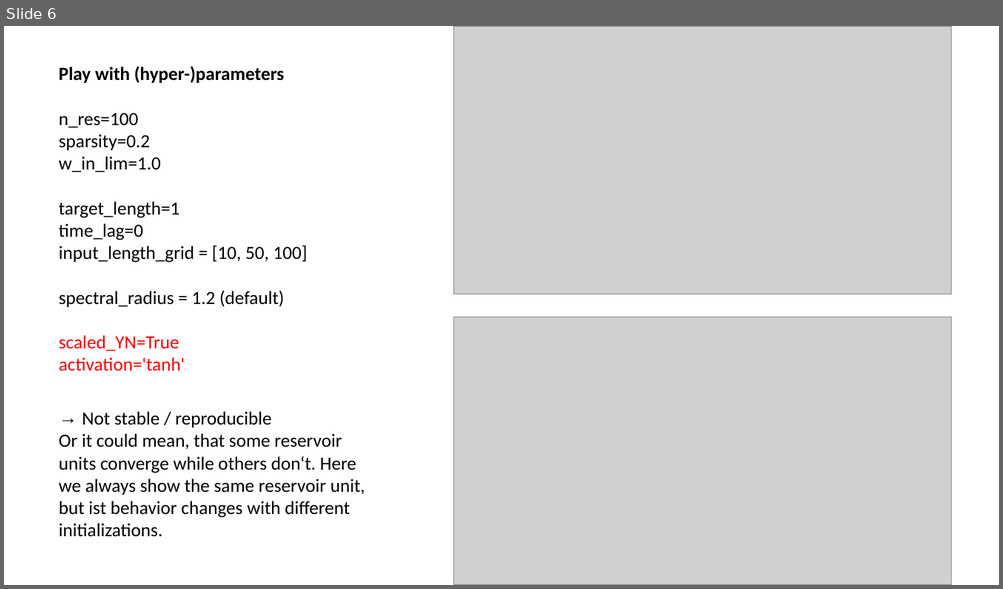
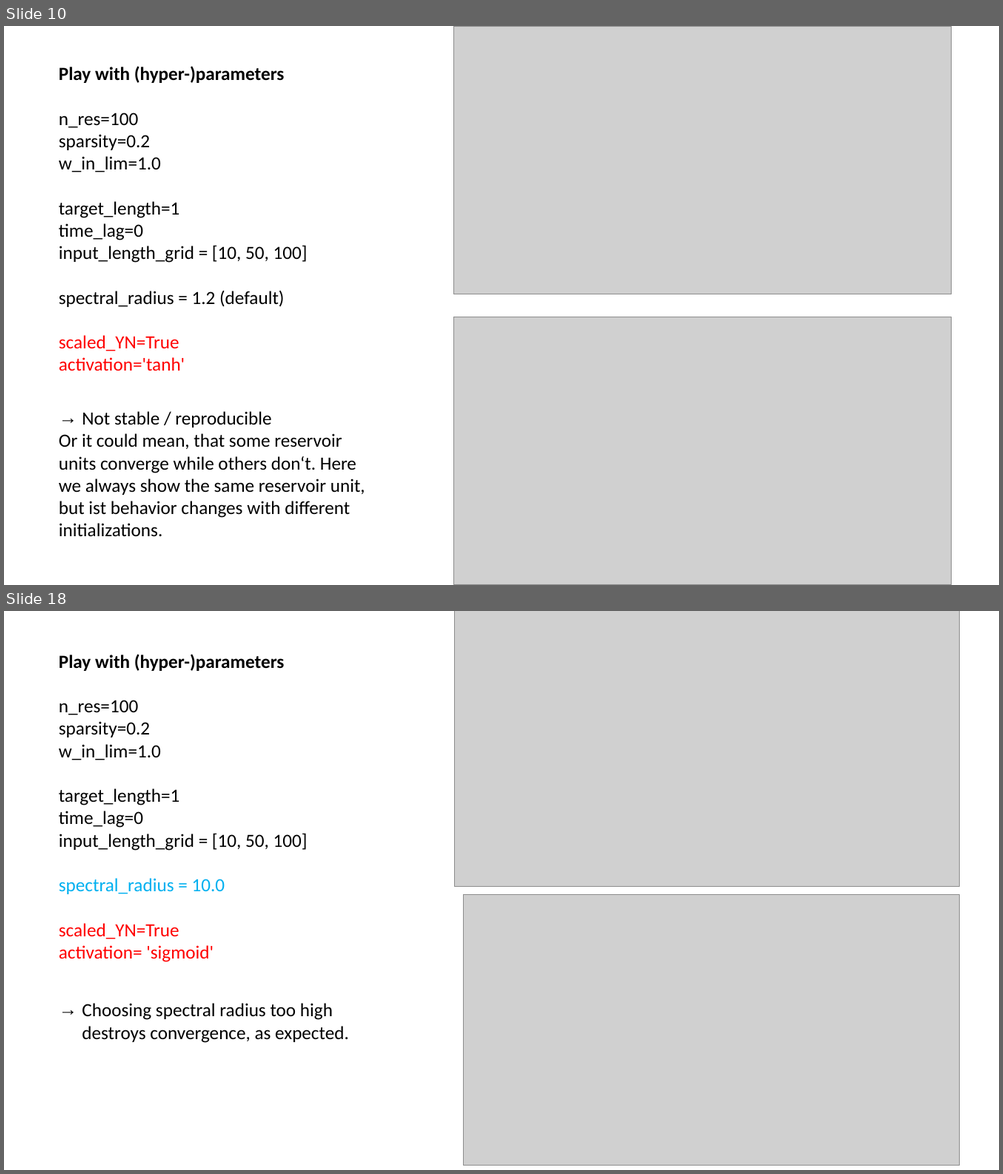
Before and after one commit to MarcoLandtHayen/EchoStateNetworks, a slide deck: ESN_exp01_BasicESN.pptx. Shown one above the other, each under a label of ours: slide 6 before the commit, slides 10 and 18 after it; the slides between them are not shown. The pictures are 1003x589 and 1003x1174 pixels, drawn with LibreOffice and Linux fonts; fonts in the diff are those of the drawing; grey boxes stand for pictures. Boxes give left, top, right and bottom in pixels: in the first picture for what was removed or moved away, otherwise in the second. Text is boxed around its words. In the diff, an @@ line names an element or a change of style, - is before the commit and + after.

```diff
--- a/ESN_exp01_BasicESN.pptx
+++ b/ESN_exp01_BasicESN.pptx
@@ slide 18 added at (4, 611, 999, 1170), background #FFFFFF @@
@@ picture added at (455, 611, 960, 887) @@
@@ text added at (59, 654, 307, 963), 18 pt, text #000000 @@
+Play with (hyper-)parameters
+n_res=100
+sparsity=0.2
+w_in_lim=1.0
+target_length=1
+time_lag=0
+input_length_grid = [10, 50, 100]
+spectral_radius = 10.0
+scaled_YN=True
+activation= 'sigmoid'
@@ picture added at (463, 894, 959, 1166) @@
@@ text added at (82, 1003, 349, 1043), 18 pt, text #000000 @@
+→ Choosing spectral radius too high destroys convergence, as expected.
@@ what was slide 6 is now slide 10 @@
```
Also in this commit, not shown: 9 slides changed, 7 other slides added, 2 other files.
